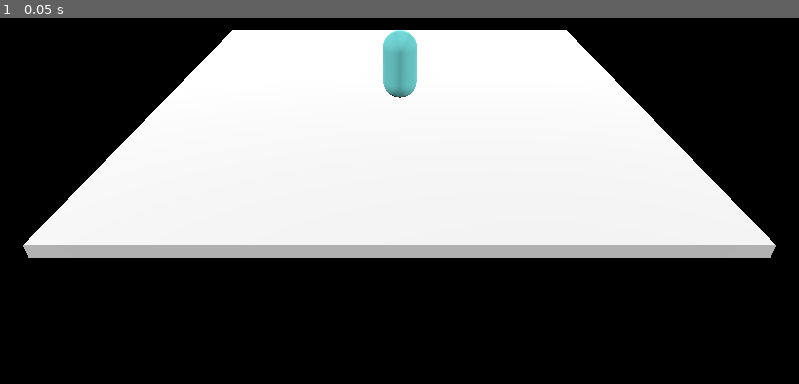
Above: before the commit, frame 1.
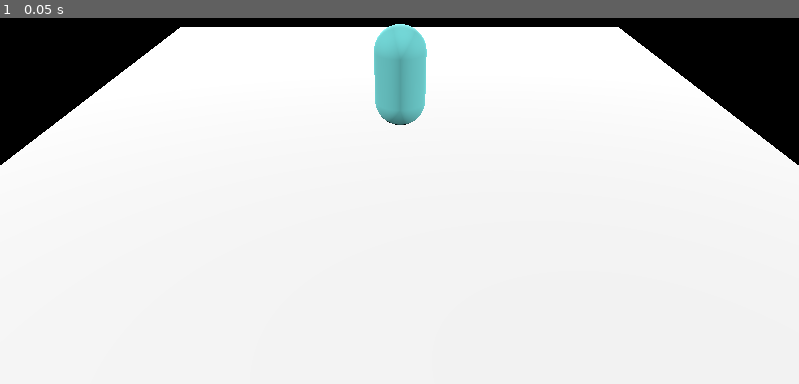
Above: after the commit, the same moment.

Repository: oserratr/MD-WorkInProgress
Game: Godot game, scene res://scene/structureproto.tscn
Same seed, same stepped clock (60 frames per second), same inputs: the game is played once before the commit and once after it. The project has no main scene, so this scene is started directly.
Inputs:
- Up to frame 1 (0.05 s): no input

The runs differ from the first frame. In frame 1, 50% of the frame differs, in the area x 0-100%, y 1-100%.

Commit message:
Ajout zoom in et zoom out camera

Diff:
--- a/PROCESS/godot-prototype/Interaction-inspection/scene/structureproto.tscn
+++ b/PROCESS/godot-prototype/Interaction-inspection/scene/structureproto.tscn
@@ -132,6 +132,7 @@
 
 [node name="Player" type="CharacterBody3D" parent="." groups=["player"]]
 script = ExtResource("1_8ug0b")
+max_zoom = 8.0
 
 [node name="Body" type="MeshInstance3D" parent="Player"]
 transform = Transform3D(0.5, 0, 0, 0, 0.5, 0, 0, 0, 0.5, 0.00739479, 0.578581, -0.012939)
@@ -142,9 +143,10 @@
 shape = SubResource("CapsuleShape3D_kbvoe")
 
 [node name="CameraOrigin" type="Node3D" parent="Player"]
+transform = Transform3D(1, 0, 0, 0, 1, 0, 0, 0, 1, 0, 0.925996, 0)
 
 [node name="CameraPlayer" type="Camera3D" parent="Player/CameraOrigin"]
-transform = Transform3D(1, 0, 0, 0, 0.866025, 0.5, 0, -0.5, 0.866025, 0, 3.189, 7.291)
+transform = Transform3D(1, 0, 0, 0, 0.866025, 0.5, 0, -0.5, 0.866025, 0, 2.263, 7.291)
 keep_aspect = 0
 
 [node name="GameManager" type="Node3D" parent="."]
--- a/PROCESS/godot-prototype/Interaction-inspection/scripts/ScriptsProto/PlayerProto.gd
+++ b/PROCESS/godot-prototype/Interaction-inspection/scripts/ScriptsProto/PlayerProto.gd
@@ -1,49 +1,66 @@
 extends CharacterBody3D
 
 const SPEED = 5.0
-@onready var pivot = $CameraOrigin
-@export var sens = 0.5
-@export var rotation_speed: float = 100.0  # Vitesse de rotation (degrés par seconde)
-var rotation_velocity: float = 0.0  # Vitesse actuelle de rotation
-var damping: float = 5.0  # Facteur de ralentissement
 
-# Get the gravity from the project settings to be synced with RigidBody nodes.
-var gravity = ProjectSettings.get_setting("physics/3d/default_gravity")
+@onready var pivot = $CameraOrigin            # <- point de focus du zoom
+@onready var camera = $CameraOrigin/CameraPlayer
+
+@export var sens := 0.5
+@export var rotation_speed := 100.0
+@export var zoom_speed := 5.0
+@export_range(1.0, 10.0, 0.1) var min_zoom := 2.0   # ← slider dans l’inspecteur
+@export_range(1.0, 20.0, 0.1) var max_zoom := 10.0  # ← slider dans l’inspecteur
+
+var rotation_velocity := 0.0
+var zoom_velocity := 0.0
+var damping := 5.0
+var camera_distance := 5.0  # Distance initiale
+
+var gravity: float = ProjectSettings.get_setting("physics/3d/default_gravity")
+
 
 func _ready():
 	Input.mouse_mode = Input.MOUSE_MODE_CAPTURED
+	camera_distance = clamp(camera_distance, min_zoom, max_zoom)
+	_update_camera_distance()
 
 func _physics_process(delta):
-	# Gravité
 	if not is_on_floor():
 		velocity.y -= gravity * delta
 
-	# Lecture du stick droit de la manette (rotation horizontale)
+	# --- Rotation (stick droit) ---
 	var right_stick_x = Input.get_joy_axis(0, JOY_AXIS_RIGHT_X)
-
-	# Zone morte pour éviter les micro-activations
 	var deadzone = 0.2
 	if abs(right_stick_x) < deadzone:
 		right_stick_x = 0
-
-	# Met à jour la vitesse de rotation en fonction du stick droit
 	rotation_velocity = rotation_speed * right_stick_x
-
-	# Appliquer la rotation avec interpolation pour la fluidité
 	rotation.y += deg_to_rad(rotation_velocity * delta)
 	rotation_velocity = lerp(rotation_velocity, 0.0, damping * delta)
 
-	# Lecture du stick gauche de la manette (joystick analogique)
+	# --- Zoom (gâchettes) ---
+	var trigger_left = Input.get_joy_axis(0, JOY_AXIS_TRIGGER_LEFT)
+	var trigger_right = Input.get_joy_axis(0, JOY_AXIS_TRIGGER_RIGHT)
+	var trigger_deadzone = 0.1
+
+	if trigger_left > trigger_deadzone:
+		zoom_velocity = -zoom_speed * trigger_left
+	elif trigger_right > trigger_deadzone:
+		zoom_velocity = zoom_speed * trigger_right
+
+	# Appliquer le zoom et le limiter
+	camera_distance = clamp(camera_distance + zoom_velocity * delta, min_zoom, max_zoom)
+	zoom_velocity = lerp(zoom_velocity, 0.0, damping * delta)
+
+	_update_camera_distance()
+
+	# --- Déplacement (stick gauche) ---
 	var left_stick_x = Input.get_joy_axis(0, JOY_AXIS_LEFT_X)
 	var left_stick_y = Input.get_joy_axis(0, JOY_AXIS_LEFT_Y)
-
-	# Zone morte
 	if abs(left_stick_x) < deadzone:
 		left_stick_x = 0
 	if abs(left_stick_y) < deadzone:
 		left_stick_y = 0
 
-	# Calcul de la direction
 	var input_dir = Vector2(left_stick_x, left_stick_y)
 	var direction = (transform.basis * Vector3(input_dir.x, 0, input_dir.y)).normalized()
 
@@ -55,3 +72,13 @@
 		velocity.z = move_toward(velocity.z, 0, SPEED)
 
 	move_and_slide()
+
+func _update_camera_distance():
+	# Direction de pivot vers la caméra
+	var direction = (camera.global_position - pivot.global_position).normalized()
+
+	# Sécurité : on clamp la distance à chaque update
+	camera_distance = clamp(camera_distance, min_zoom, max_zoom)
+
+	# Nouvelle position de la caméra en fonction de la distance
+	camera.global_position = pivot.global_position + direction * camera_distance
